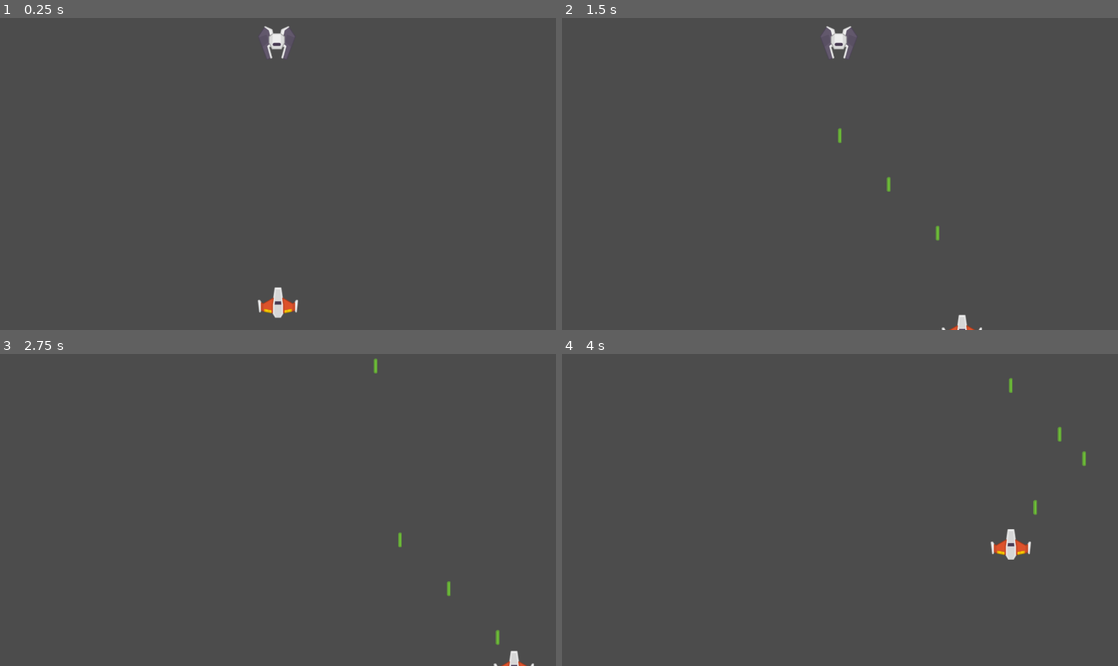
Above: before the commit, frames 1-4 (two rows, left to right).
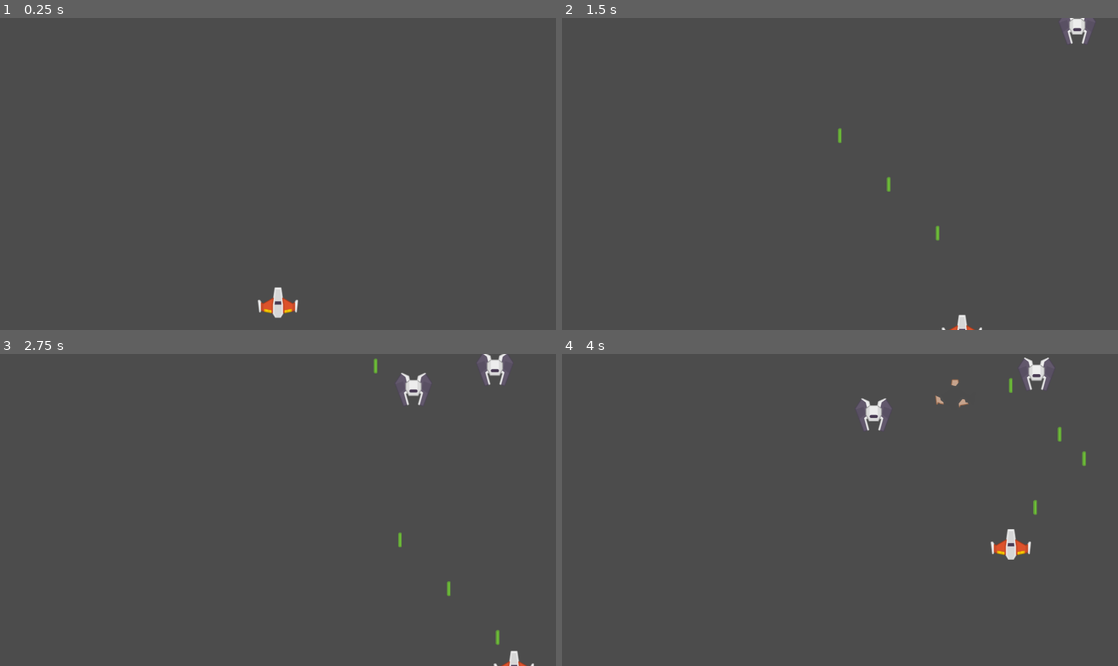
Above: after the commit, the same moments.

Repository: hieuns/space_shooter
Game: Godot game, scene res://TestScene.tscn
The game is run twice, just before and just after one commit, with the same random seed, the same clock (stepped at 60 frames per second) and the same inputs.
Inputs:
- Up to frame 1 (0.25 s): no input
- Up to frame 2 (1.5 s): tap Enter at 0.5 s; hold D (move_right) 0.53-1.28 s; hold Space (shoot) 0.53-1.28 s; hold S (move_down) from 1.28 s (still down); tap Space (shoot) at 1.35 s
- Up to frame 3 (2.75 s): release S (move_down) at 2.03 s; hold D (move_right) from 2.03 s (still down); hold Space (shoot) from 2.03 s (still down)
- Up to frame 4 (4 s): release D (move_right) at 2.78 s; release Space (shoot) at 2.78 s; hold W (move_up) 2.78-3.53 s; tap Space (shoot) at 2.85 s; hold A (move_left) from 3.53 s (still down); hold Space (shoot) from 3.53 s (still down)

The runs differ from the first frame. In frame 1, 0.3% of the frame differs, in the area x 46-53%, y 2-14%; in frame 2, 0.6%; in frame 3, 0.7%; in frame 4, 0.8%, in the area x 52-89%, y 1-25%.

Commit message:
Implement explosion of enemy, simple spawning enemy feature

Diff:
--- a/Enemy.gd
+++ b/Enemy.gd
@@ -1,4 +1,22 @@
 extends Area2D
+
+const DEFAULT_MOVEMENT_SPEED = 200
+
+var velocity = Vector2()
+var isDead = false
+
+func _process(delta):
+  position += velocity * delta
+
+func start(_position, _direction, speed):
+  position = _position
+  velocity = _direction * speed
+
+func explode():
+  isDead = true
+  $Sprite.hide()
+  $AnimatedSprite.show()
+  $AnimatedSprite.play("explode")
 
 func destroy():
   queue_free()
--- a/Enemy.tscn
+++ b/Enemy.tscn
@@ -1,6 +1,18 @@
-[gd_scene load_steps=2 format=2]
+[gd_scene load_steps=6 format=2]
 
 [ext_resource path="res://Enemy.gd" type="Script" id=1]
+[ext_resource path="res://assets/playerShip1_damage3.png" type="Texture" id=2]
+[ext_resource path="res://assets/playerShip1_damage2.png" type="Texture" id=3]
+[ext_resource path="res://assets/playerShip1_damage1.png" type="Texture" id=4]
+
+[sub_resource type="SpriteFrames" id=1]
+
+animations = [ {
+"frames": [ ExtResource( 2 ), ExtResource( 3 ), ExtResource( 4 ), null ],
+"loop": false,
+"name": "explode",
+"speed": 5.0
+} ]
 
 [node name="Enemy" type="Area2D"]
 
@@ -22,3 +34,9 @@
 
 build_mode = 0
 polygon = PoolVector2Array(  )
+
+[node name="AnimatedSprite" type="AnimatedSprite" parent="." index="2"]
+
+visible = false
+frames = SubResource( 1 )
+animation = "explode"
--- a/Player.tscn
+++ b/Player.tscn
@@ -3,7 +3,7 @@
 [ext_resource path="res://Player.gd" type="Script" id=1]
 [ext_resource path="res://assets/playerShip1_orange.png" type="Texture" id=2]
 
-[node name="Player" type="Area2D" index="0"]
+[node name="Player" type="Area2D"]
 
 z_index = 1
 input_pickable = true
--- a/PlayerBullet.gd
+++ b/PlayerBullet.gd
@@ -18,5 +18,8 @@
   queue_free()
 
 func _on_Bullet_area_entered(area):
-  area.destroy()
+  if area.isDead:
+    return
+
+  area.explode()
   queue_free()
--- /dev/null
+++ b/SpawnManager.gd
@@ -0,0 +1,46 @@
+extends Node
+
+const DEFAULT_NUM_OF_ENEMIES = 10
+
+var spawning_scene
+var enemy_classes = []
+var spawning_points = []
+var num_of_enemies
+var current_enemy_class
+var current_spawn_point
+var spawned_enemies_count = 0
+
+export var spawn_interval = 0.5
+export var enemy_speed = 200
+
+func init(_spawning_scene, _enemy_classes, _spawning_points):
+  spawning_scene = _spawning_scene
+  enemy_classes = _enemy_classes
+  spawning_points = _spawning_points
+
+  $SpawnTimer.set_wait_time(spawn_interval)
+
+  randomize()
+
+func spawn(_num_of_enemies = DEFAULT_NUM_OF_ENEMIES):
+  num_of_enemies = _num_of_enemies
+  current_enemy_class = _random_enemy_class()
+  current_spawn_point = _random_spawn_point()
+  $SpawnTimer.start()
+
+func _on_SpawnTimer_timeout():
+  current_enemy_class = _random_enemy_class()
+  var enemy = current_enemy_class.instance()
+  enemy.start(current_spawn_point["position"], current_spawn_point["direction"], enemy_speed)
+  spawning_scene.add_child(enemy)
+  spawned_enemies_count += 1
+
+  if spawned_enemies_count == num_of_enemies:
+    spawned_enemies_count = 0
+    $SpawnTimer.stop()
+
+func _random_enemy_class():
+  return enemy_classes[randi() % enemy_classes.size()]
+
+func _random_spawn_point():
+  return spawning_points[randi() % spawning_points.size()]
--- /dev/null
+++ b/SpawnManager.tscn
@@ -0,0 +1,18 @@
+[gd_scene load_steps=2 format=2]
+
+[ext_resource path="res://SpawnManager.gd" type="Script" id=1]
+
+[node name="SpawnManager" type="Node"]
+
+script = ExtResource( 1 )
+spawn_interval = 0.5
+enemy_speed = 200
+
+[node name="SpawnTimer" type="Timer" parent="." index="0"]
+
+process_mode = 1
+wait_time = 0.5
+one_shot = false
+autostart = false
+
+[connection signal="timeout" from="SpawnTimer" to="." method="_on_SpawnTimer_timeout"]
--- a/TestScene.gd
+++ b/TestScene.gd
@@ -1,4 +1,20 @@
 extends Node2D
+
+var BlackEnemy1 = preload("res://BlackEnemy1.tscn")
+var enemies_spawned = false
+
+func _ready():
+  var screensize = get_viewport().size
+  var spawning_points = [
+    {position = Vector2(0, 0), direction = Vector2(4, 1)},
+    {position = Vector2(screensize.x, 0), direction = Vector2(-4, 1)}
+  ]
+  $SpawnManager.init(self, [BlackEnemy1], spawning_points)
+
+func _process(delta):
+  if !enemies_spawned:
+    $SpawnManager.spawn(10)
+    enemies_spawned = true
 
 func _on_Player_shoot(Bullet, _position, _direction):
   var bullet_instance = Bullet.instance()
--- a/TestScene.tscn
+++ b/TestScene.tscn
@@ -2,9 +2,9 @@
 
 [ext_resource path="res://TestScene.gd" type="Script" id=1]
 [ext_resource path="res://Player.tscn" type="PackedScene" id=2]
-[ext_resource path="res://BlackEnemy1.tscn" type="PackedScene" id=3]
+[ext_resource path="res://SpawnManager.tscn" type="PackedScene" id=3]
 
-[node name="TestScene" type="Node2D"]
+[node name="TestScene" type="Node2D" index="0"]
 
 script = ExtResource( 1 )
 
@@ -13,8 +13,9 @@
 position = Vector2( 683, 700 )
 _sections_unfolded = [ "Collision", "Transform" ]
 
-[node name="BlackEnemy1" parent="." index="1" instance=ExtResource( 3 )]
+[node name="SpawnManager" parent="." index="1" instance=ExtResource( 3 )]
 
-position = Vector2( 680.167, 61.3869 )
+spawn_interval = 1.0
+enemy_speed = 50
 
 [connection signal="shoot" from="Player" to="." method="_on_Player_shoot"]
Binary file added: assets/playerShip1_damage1.png
Not shown, added: assets/playerShip1_damage1.png.import
Binary file added: assets/playerShip1_damage2.png
Not shown, added: assets/playerShip1_damage2.png.import
Binary file added: assets/playerShip1_damage3.png
Not shown, added: assets/playerShip1_damage3.png.import
